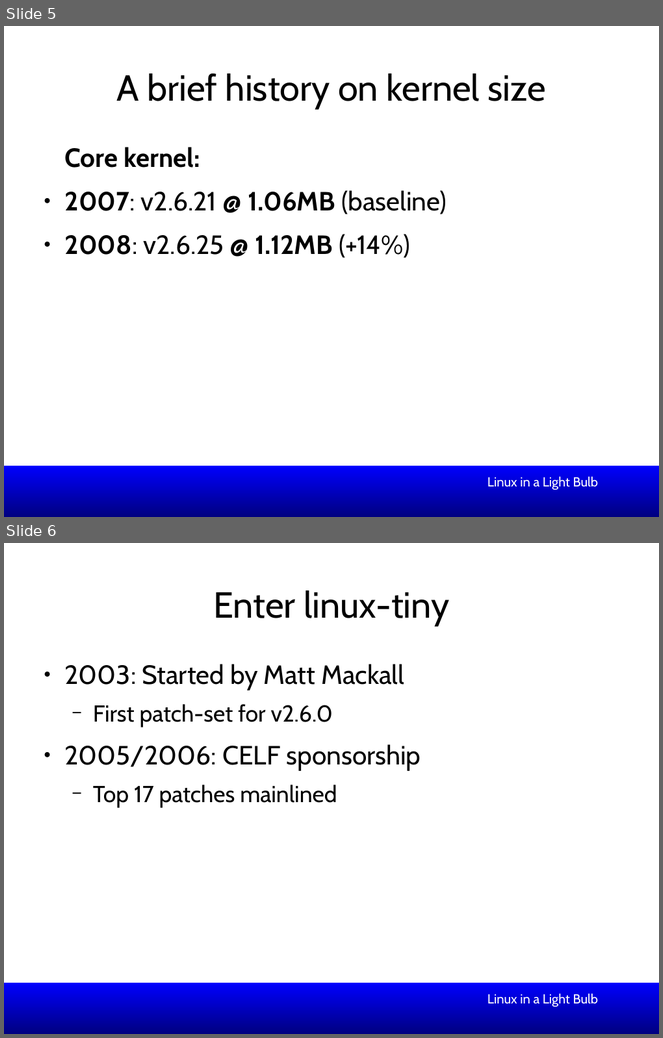
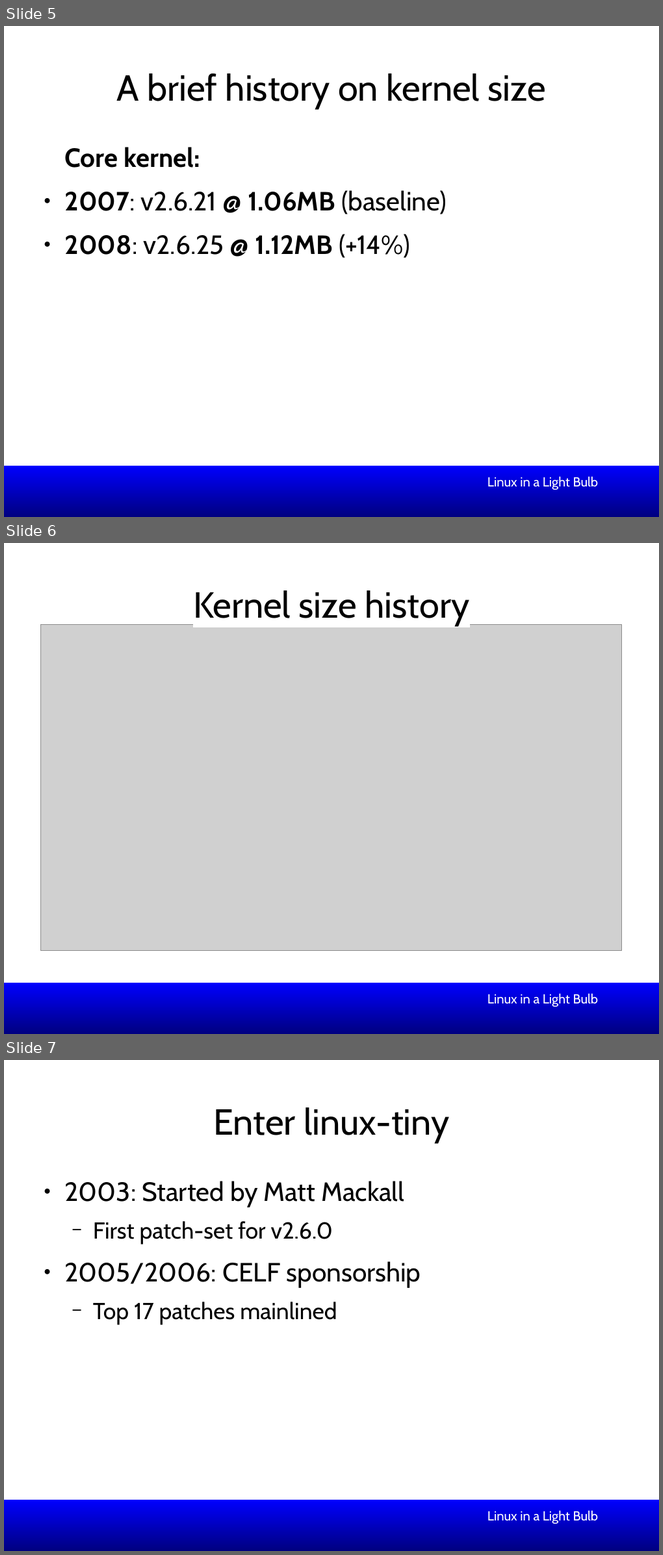
Before and after one commit to smipi1/elce2015, a slide deck: presentations/Linux_In_a_Lightbulb-Where_are_we_on_tinification-ELCE2015.odp. Shown one above the other, each under a label of ours: slides 5 and 6 before the commit, slides 5, 6 and 7 after it. The pictures are 663x1038 and 663x1555 pixels, drawn with LibreOffice and Linux fonts; fonts in the diff are those of the drawing; grey boxes stand for pictures; background and template pictures are left out. Boxes give left, top, right and bottom in pixels: in the first picture for what was removed or moved away, otherwise in the second. Text is boxed around its words. In the diff, an @@ line names an element or a change of style, - is before the commit and + after.

```diff
--- a/presentations/Linux_In_a_Lightbulb-Where_are_we_on_tinification-ELCE2015.odp
+++ b/presentations/Linux_In_a_Lightbulb-Where_are_we_on_tinification-ELCE2015.odp
@@ slide 6 added at <box>4,543,659,1034</box>, background #FFFFFF; not listed: 1 template element that a slide beside it also shows @@
@@ title added at <box>193,590,470,626</box>, 44 pt, text #000000 @@
+Kernel size history
@@ picture added at <box>40,624,622,951</box> @@
@@ text added at <box>488,993,599,1007</box>, 16 pt, text #FFFFFF @@
+Linux in a Light Bulb
@@ what was slide 6 is now slide 7 @@
```
Also in this commit, not shown: 1 other slide added, 1 other file.
